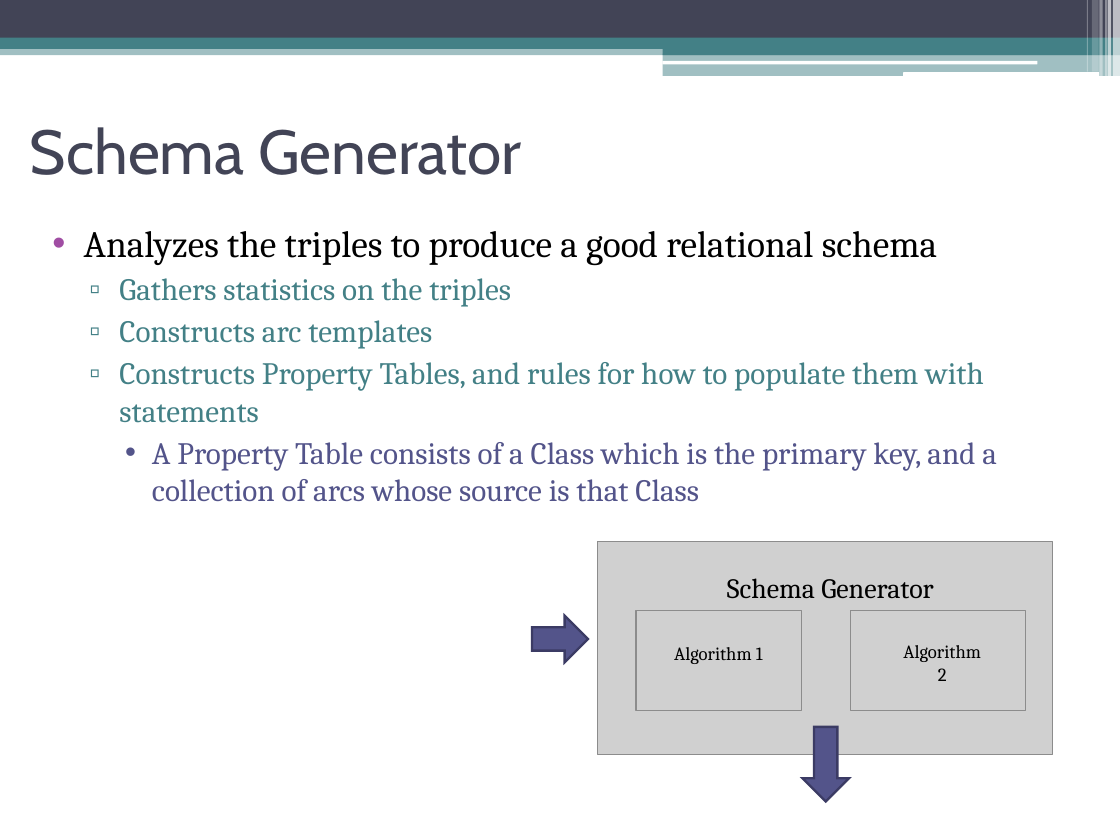
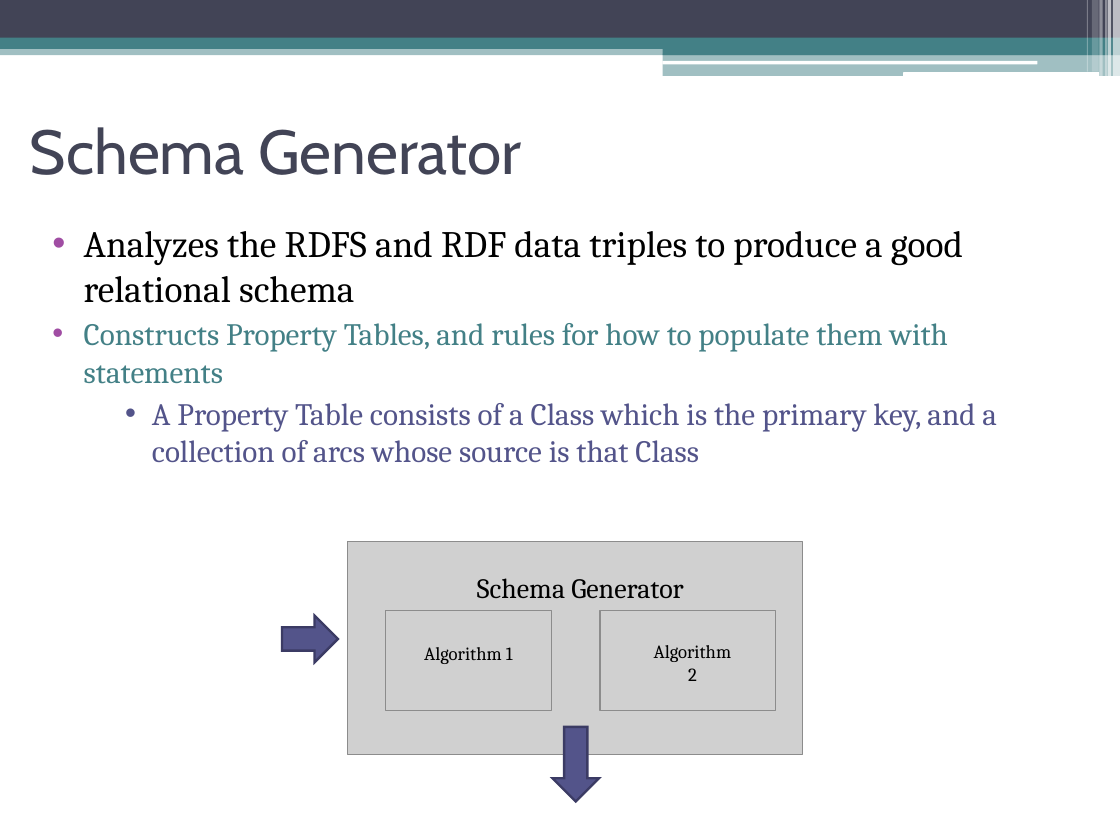
Before and after one commit to oshanis/r-store, a slide deck: slide 8 of docs/R_Store.ppt. Drawn at 1120x840 pixels with LibreOffice and Linux fonts; fonts in the diff are those of the drawing; grey boxes stand for pictures. Boxes give left, top, right and bottom in pixels: in the first picture for what was removed or moved away, otherwise in the second. Text is boxed around its words. In the diff, an @@ line names an element or a change of style, - is before the commit and + after.

```diff
--- a/docs/R_Store.ppt
+++ b/docs/R_Store.ppt
@@ text at (84, 231, 963, 303): text changed; size 20 to 24 pt; text colour #438086 to #000000 @@
-• Analyzes the triples to produce a good relational schema
-  ▫ Gathers statistics on the triples
-  ▫ Constructs arc templates
+• Analyzes the RDFS and RDF data triples to produce a good relational schema
@@ text at (84, 323, 948, 384): bullet ▫ to •; list level 2 to 1 in "Constructs Property Tables, and rules ..."; bullet colour #438086 to #A04DA3 @@
@@ 3 pictures, 3 texts, 1 right arrow, 1 down arrow: place and size @@
-3 pictures, 3 texts, 1 right arrow, 1 down arrow at (532, 541, 1053, 802)
+3 pictures, 3 texts, 1 right arrow, 1 down arrow at (282, 541, 803, 802)
```
Also in this commit, not shown: 2 other slides changed.
